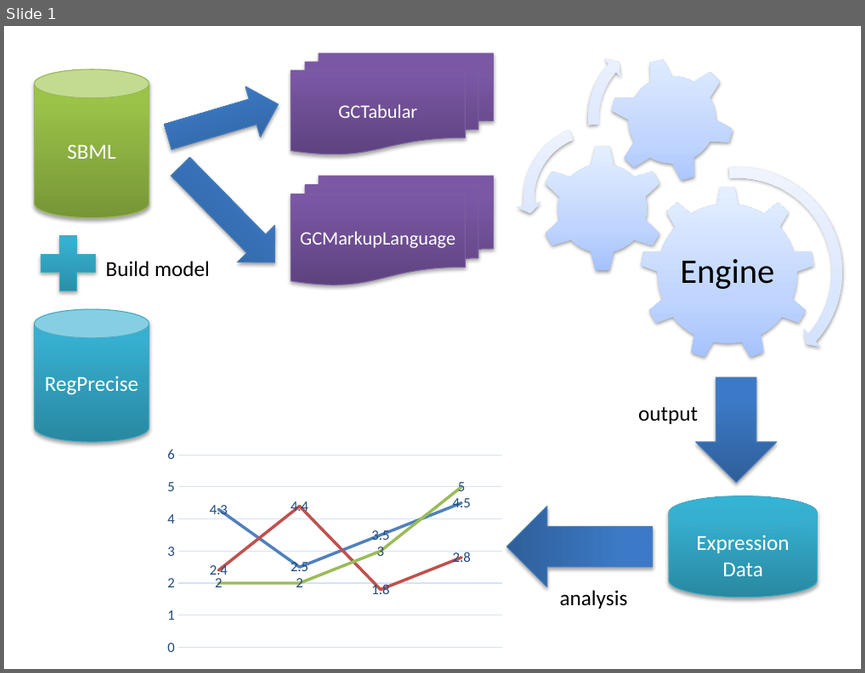
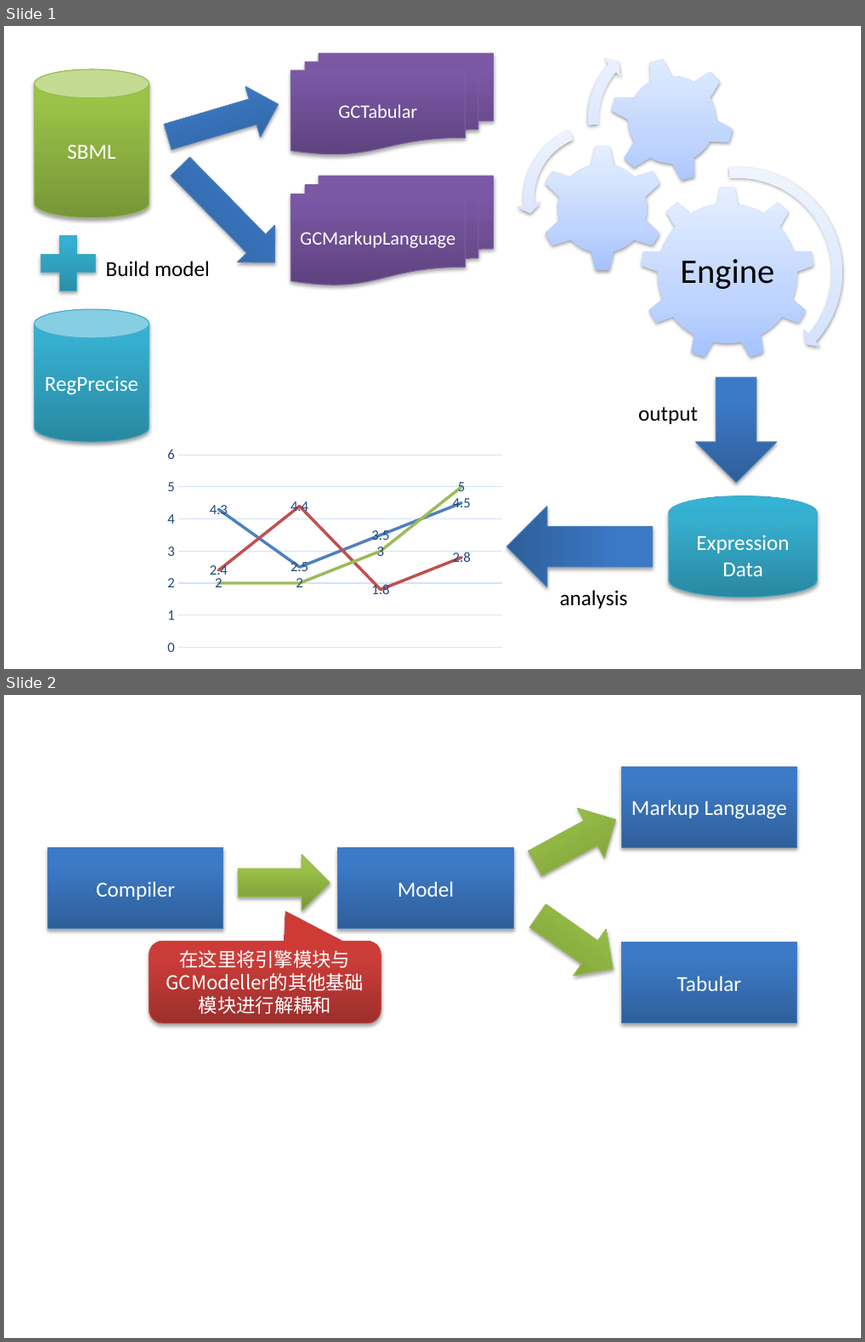
Before and after one commit to SMRUCC/vcellkit, a slide deck: docs/workflow.pptx. Shown one above the other, each under a label of ours: slide 1 before the commit, slides 1 and 2 after it. The pictures are 865x673 and 865x1342 pixels, drawn with LibreOffice and Linux fonts; fonts in the diff are those of the drawing. Boxes give left, top, right and bottom in pixels: in the first picture for what was removed or moved away, otherwise in the second. Text is boxed around its words. In the diff, an @@ line names an element or a change of style, - is before the commit and + after.

Commit message:
compiler for modules decouple

```diff
--- a/docs/workflow.pptx
+++ b/docs/workflow.pptx
@@ slide 2 added at (4, 695, 861, 1338), background #FFFFFF @@
@@ group added at (47, 767, 796, 1023): 4 rectangles, 3 right arrows, 1 rounded speech box @@
+Compiler
+Model
+Markup Language
+Tabular
+在这里将引擎模块与GCModeller的其他基础模块进行解耦和
```
Also in this commit, not shown: 1 slide removed, 10 other files.
